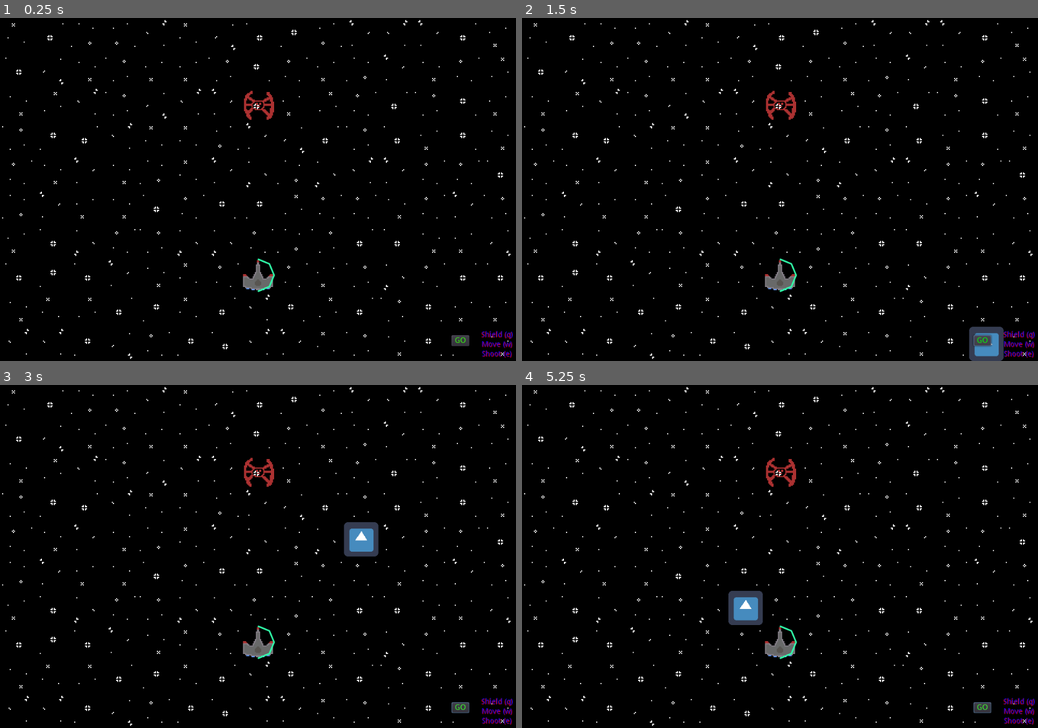
Above: before the commit, frames 1-4 (two rows, left to right).
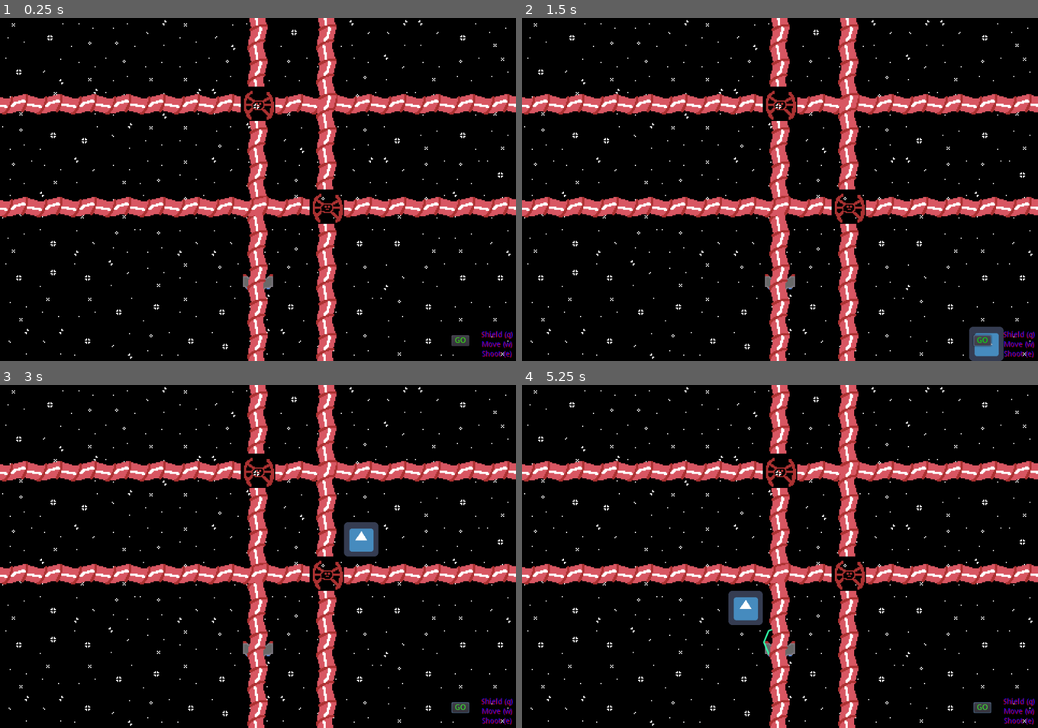
Above: after the commit, the same moments.

Repository: chybby/ldjam50
Game: Godot game, scene res://Main.tscn
Same seed, same stepped clock (60 frames per second), same inputs: the game is played once before the commit and once after it. The engine's default icon, where the game draws it, is replaced by a stand-in: a white triangle on a blue panel in a dark square.
Inputs (mouse positions are in pixels of both pictures, inside the frame that each line leads up to):
- Up to frame 1 (0.25 s): no input
- Up to frame 2 (1.5 s): click "GO" at 0.5 s; click "GO" at 1.25 s
- Up to frame 3 (3 s): click "GO" at 2 s; tap Enter at 2.75 s; move the mouse to (371, 539) at 2.77 s; hold E (choose_move) from 2.78 s (still down); click (371, 539) at 2.92 s
- Up to frame 4 (5.25 s): tap Space at 3.5, 5 s; move the mouse to (676, 573) at 3.52 s; release E (choose_move) at 3.53 s; tap Q (choose_shield) at 3.6, 5.1 s; click (676, 573) at 3.67 s; tap Enter at 4.25 s; move the mouse to (831, 481) at 4.27 s; hold E (choose_move) 4.28-5.03 s; click (831, 481) at 4.42 s; move the mouse to (754, 625) at 5.02 s; click (754, 625) at 5.17 s

The runs differ from the first frame. In frame 1, 15% of the frame differs, in the area x 0-100%, y 0-100%; in frame 2, 15%; in frame 3, 15%; in frame 4, 15%.
Error before the commit: Invalid set index 'visible' (on base: 'null instance') with value of type 'bool'. (res://Hero.gd:42)
Error after the commit: Invalid call to function 'draw_valid_moves' in base 'TileMap (GameMap.gd)'. Expected 2 arguments. (res://Hero.gd:54)

Commit message:
Enemy attacks in a cross pattern and fixed shield rotation.

Diff:
--- a/Enemy.gd
+++ b/Enemy.gd
@@ -1,6 +1,33 @@
 extends Sprite
 
-var map_position
+var map_position: Vector2
 
-func plan_move():
-    pass
+enum actions {MOVE, ATTACK}
+
+var planned_action
+
+var planned_attack_area = []
+var planned_move_position
+
+var game_map
+
+func telegraph_action():
+    planned_action = actions.ATTACK
+
+    var tile_map = $PlannedAttacks
+
+    var p = map_position
+    p.x = 0
+    while p.x < game_map.width:
+        if p != map_position:
+            planned_attack_area.append(p)
+            tile_map.set_cell(p.x - map_position.x, p.y - map_position.y, 0, true, true, true)
+        p.x += 1
+
+    p = map_position
+    p.y = 0
+    while p.y < game_map.height:
+        if p != map_position:
+            planned_attack_area.append(p)
+            tile_map.set_cell(p.x - map_position.x, p.y - map_position.y, 0)
+        p.y += 1
--- a/Enemy.tscn
+++ b/Enemy.tscn
@@ -1,9 +1,30 @@
-[gd_scene load_steps=3 format=2]
+[gd_scene load_steps=5 format=2]
 
 [ext_resource path="res://enemy-scaled.png" type="Texture" id=1]
 [ext_resource path="res://Enemy.gd" type="Script" id=2]
+[ext_resource path="res://laser-scaled.png" type="Texture" id=3]
+
+[sub_resource type="TileSet" id=1]
+0/name = "laser-scaled.png 0"
+0/texture = ExtResource( 3 )
+0/tex_offset = Vector2( 0, 0 )
+0/modulate = Color( 1, 1, 1, 1 )
+0/region = Rect2( 0, 0, 64, 64 )
+0/tile_mode = 0
+0/occluder_offset = Vector2( 0, 0 )
+0/navigation_offset = Vector2( 0, 0 )
+0/shape_offset = Vector2( 0, 0 )
+0/shape_transform = Transform2D( 1, 0, 0, 1, 0, 0 )
+0/shape_one_way = false
+0/shape_one_way_margin = 0.0
+0/shapes = [  ]
+0/z_index = 0
 
 [node name="Sprite" type="Sprite"]
 texture = ExtResource( 1 )
 centered = false
 script = ExtResource( 2 )
+
+[node name="PlannedAttacks" type="TileMap" parent="."]
+tile_set = SubResource( 1 )
+format = 1
--- a/GameMap.gd
+++ b/GameMap.gd
@@ -19,18 +19,18 @@
                 continue
             set_cell(cellv.x-x, cellv.y-y, 1)
 
-func get_grid():
-    var grid = []
-    for x in width:
-        var row = []
-        for y in height:
-            row.append([])
-        grid.append(row)
-
-    grid[hero.map_position.x][hero.map_position.y].append(hero)
-
-    for enemy in enemies:
-        grid[enemy.map_position.x][enemy.map_position.y].append(enemy)
+#func get_grid():
+#    var grid = []
+#    for x in width:
+#        var row = []
+#        for y in height:
+#            row.append([])
+#        grid.append(row)
+#
+#    grid[hero.map_position.x][hero.map_position.y].append(hero)
+#
+#    for enemy in enemies:
+#        grid[enemy.map_position.x][enemy.map_position.y].append(enemy)
 
 func move_hero(position):
     hero.map_position = position
--- a/Hero.gd
+++ b/Hero.gd
@@ -9,10 +9,6 @@
 
 var shield_angle = 0
 
-# Called when the node enters the scene tree for the first time.
-func _ready():
-    pass # Replace with function body.
-
 func _input(event):
     if Input.is_action_pressed("choose_shield"):
         active_state = STATE_SHIELD
@@ -22,29 +18,31 @@
     if event is InputEventMouseButton:
         pass
     elif event is InputEventMouseMotion:
-        shield_angle = self.get_angle_to(event.position)
-        if shield_angle < PI/2:
+        shield_angle = $ShieldPosition.get_angle_to(event.position)
+        print(shield_angle)
+        if shield_angle < -3*PI/4:
+            shield_angle = PI
+        elif shield_angle < -PI/4:
+            shield_angle = -PI/2
+        elif shield_angle < PI/4:
             shield_angle = 0
-        elif shield_angle < PI:
+        elif shield_angle < 3*PI/4:
             shield_angle = PI/2
-        elif shield_angle < 1.5*PI:
+        else:
             shield_angle = PI
-        else:
-            shield_angle = 1.5*PI
 
-# Called every frame. 'delta' is the elapsed time since the previous frame.
 func _process(delta):
     # 3 options for displaying currently selected thingo:
     # - shield
     # - weapon
     # - move
     if active_state == STATE_NONE:
-        get_node("KinematicBody2D/Shield").visible = false
+        $Shield.visible = false
         return
     if active_state == STATE_SHIELD:
 #		# get mouse position
 #		# display shield dome relatively
-        var shield = $KinematicBody2D/Shield
+        var shield = $Shield
         shield.visible = true
         shield.rotation = shield_angle
 
--- a/Hero.tscn
+++ b/Hero.tscn
@@ -12,3 +12,6 @@
 [node name="Shield" type="Node2D" parent="."]
 position = Vector2( 32, 32 )
 script = ExtResource( 2 )
+
+[node name="ShieldPosition" type="Position2D" parent="."]
+position = Vector2( 32, 32 )
--- a/Main.gd
+++ b/Main.gd
@@ -10,18 +10,24 @@
     game_map.move_hero(Vector2(7, 7))
 
     spawn_enemies()
-    enemies_plan_moves()
+    enemies_telegraph_actions()
 
     # Hero's turn
 
 func spawn_enemies():
     var enemy = enemy_scene.instance()
+    enemy.game_map = game_map
     add_child(enemy)
     game_map.place_enemy(enemy, Vector2(7, 2))
 
-func enemies_plan_moves():
+    enemy = enemy_scene.instance()
+    enemy.game_map = game_map
+    add_child(enemy)
+    game_map.place_enemy(enemy, Vector2(9, 5))
+
+func enemies_telegraph_actions():
     for enemy in game_map.enemies.values():
-        enemy.plan_move()
+        enemy.telegraph_action()
 
 func do_enemy_turn():
     pass
Binary file added: laser-scaled.png
Not shown, added: laser-scaled.png.import
Binary file added: laser.aseprite
